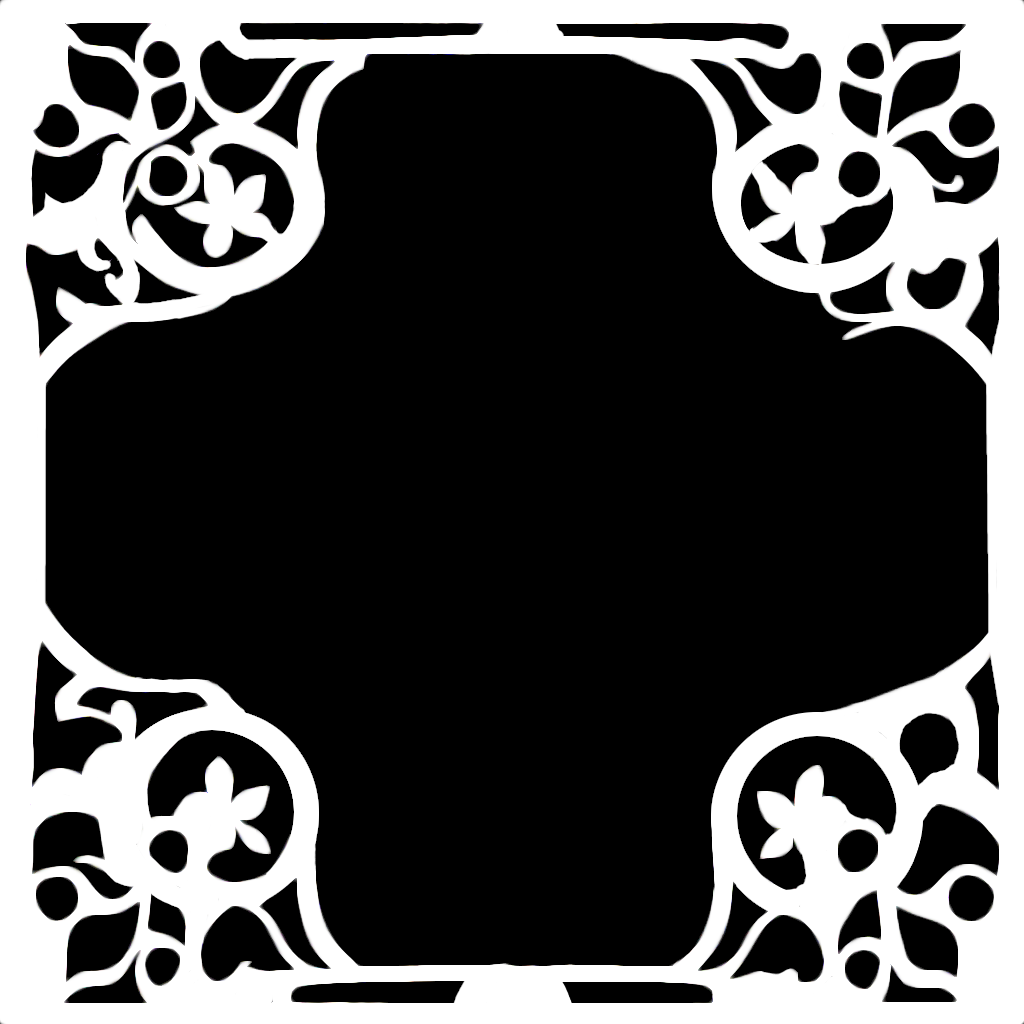
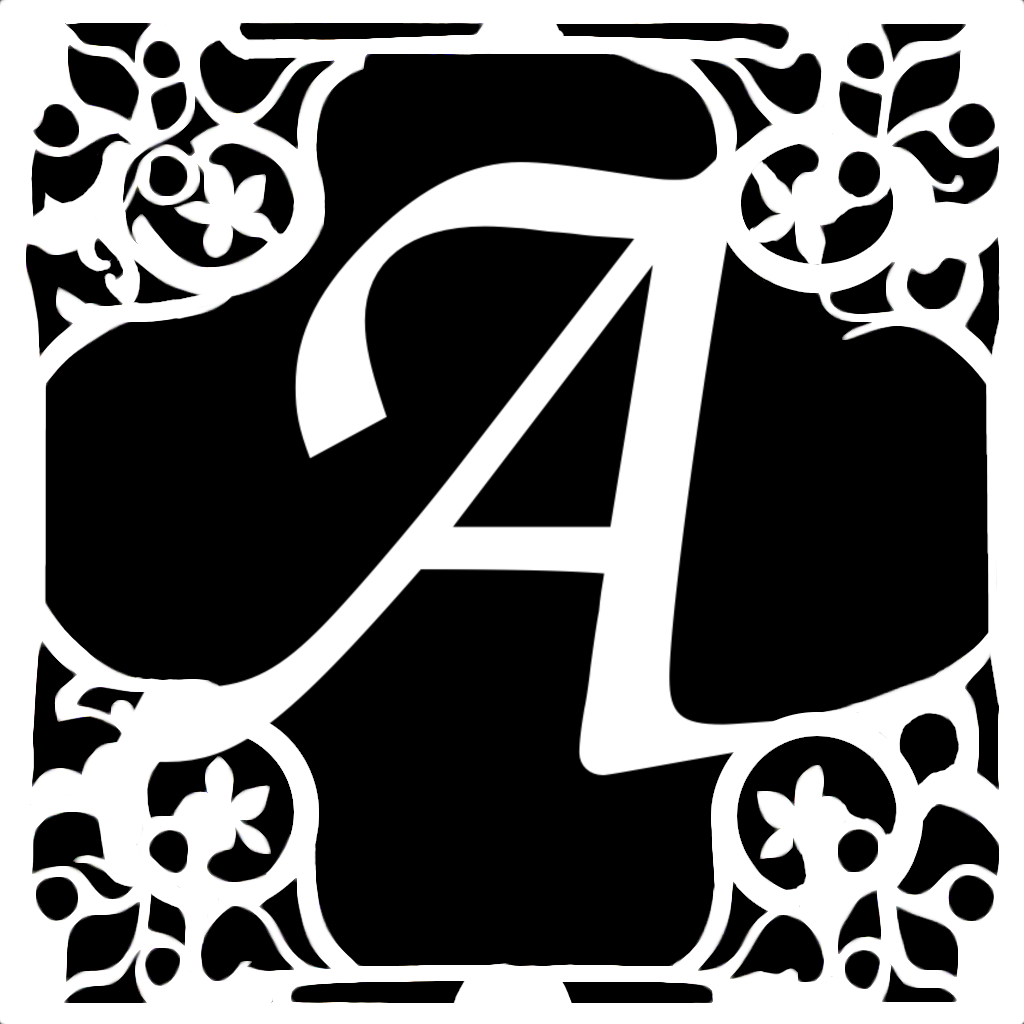
Layers edited between the first and the second 1024x1024 image:
added group "A copy" with 2 layers above "A" over (159, 150, 784, 760)
added group "A" with 2 layers above "Visible" over (115, 150, 784, 776)
added layer "A #1" in group "A" over (115, 150, 784, 776)
